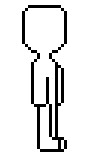
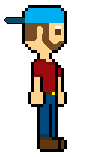
Before/after of a w=90, h=157 layered artwork. What changed in the layer stack:
renamed "side_step_1" to "right_idle", showed it, painted on it over (x1=4, y1=8, x2=67, y2=149)
removed layer "side_idle" over (x1=22, y1=8, x2=67, y2=149)
